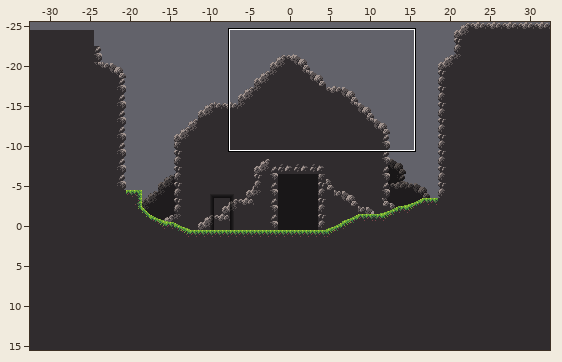
Tiled map, stored at resources/maps/StartCaveDungeonDoor.tmx. The picture above shows the old version from afar; the outline marks the close-up.
Close-up. First the earlier version:
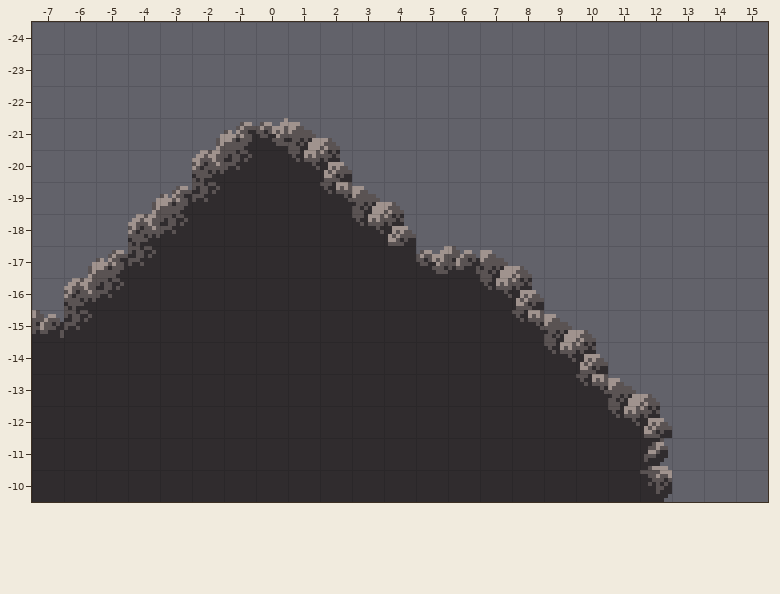
Cells are 8x8 px. Shown: x -7..15, y -24..-10.
The result:
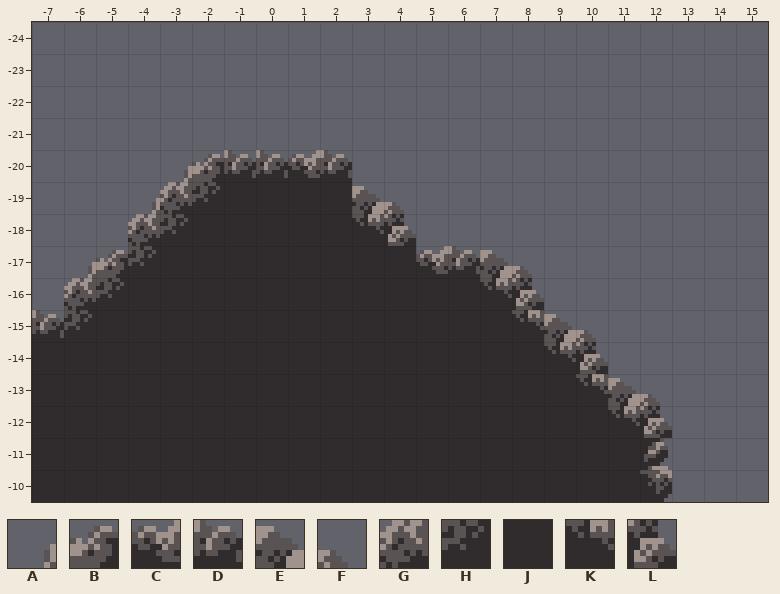
Key: from "OverworldTileset": A 576, B 577, C 578, D 579, E 580, F 581, G 640, H 641, J 643, K 644, L 645.
_ is an empty cell.
Edits made:
{"where": "layer \"Ground\""}
{"y":-21,"x":-2,"old":"ABCEF","new":"_____"}
{"y":-20,"x":-3,"old":"_GHJKL","new":"ABDDCD"}
{"y":-19,"x":-3,"old":"B","new":"G"}
{"y":-19,"x":2,"old":"K","new":"J"}
